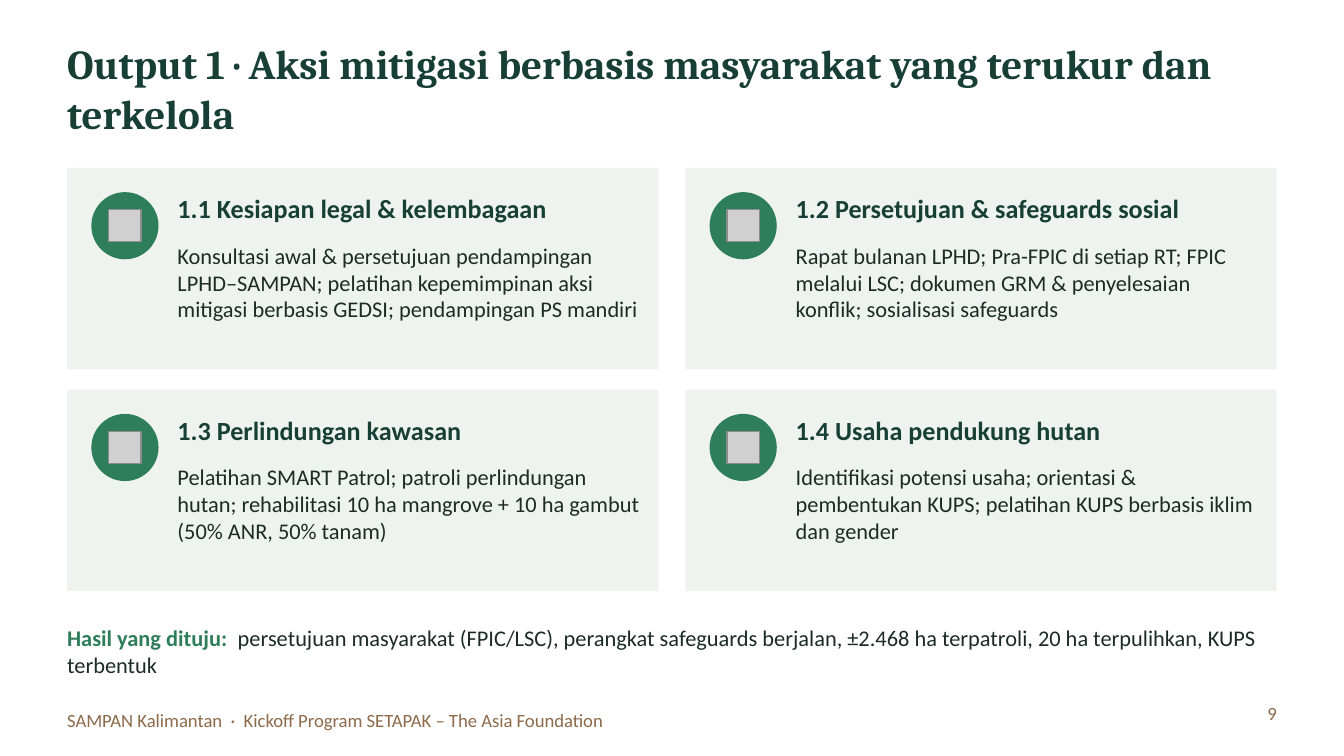
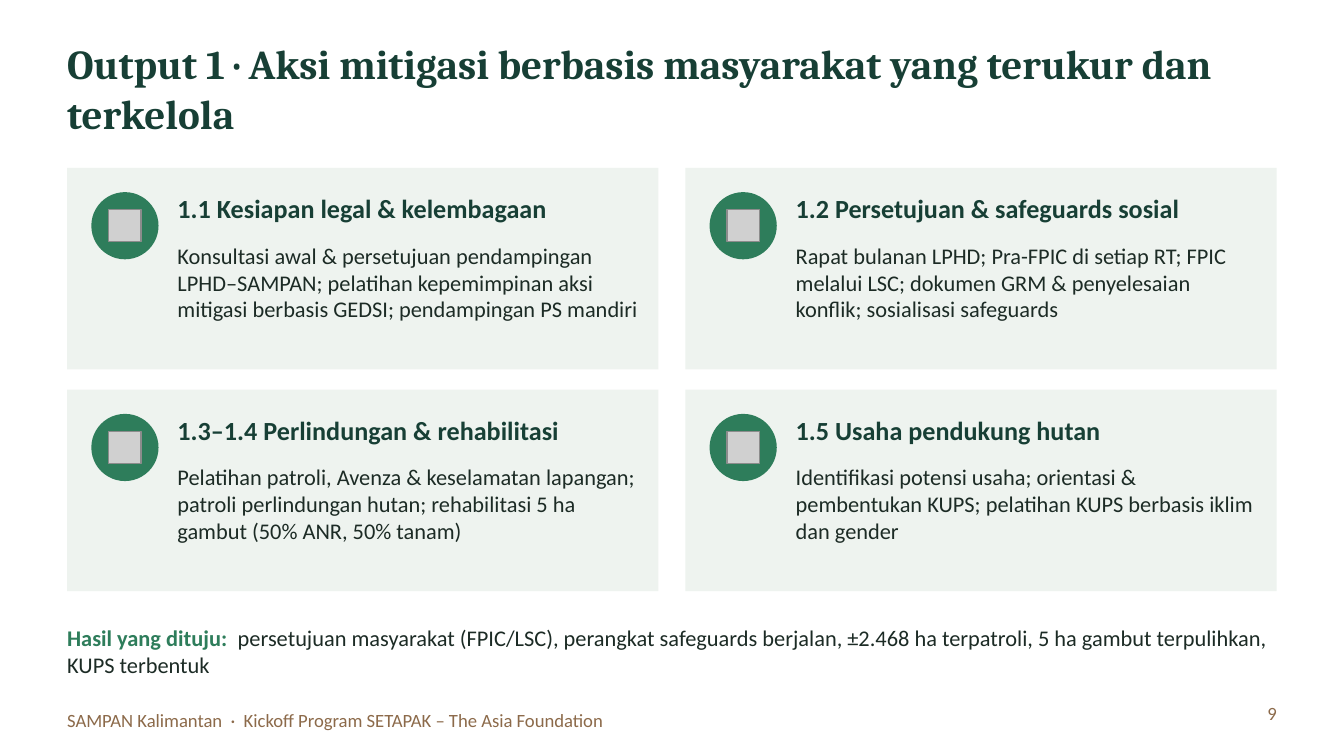
Before and after one commit to revoliaaa/revi, a slide deck: slide 9 of Kickoff_SETAPAK_SAMPAN_Kalimantan.pptx. Drawn at 1344x756 pixels with LibreOffice and Linux fonts; fonts in the diff are those of the drawing; grey boxes stand for pictures. Boxes give left, top, right and bottom in pixels: in the first picture for what was removed or moved away, otherwise in the second. Text is boxed around its words. In the diff, an @@ line names an element or a change of style, - is before the commit and + after.

```diff
--- a/Kickoff_SETAPAK_SAMPAN_Kalimantan.pptx
+++ b/Kickoff_SETAPAK_SAMPAN_Kalimantan.pptx
@@ text at (177,421,559,445): text changed @@
-1.3 Perlindungan kawasan
+1.3–1.4 Perlindungan & rehabilitasi
@@ text at (796,421,1100,445): text changed @@
-1.4 Usaha pendukung hutan
+1.5 Usaha pendukung hutan
@@ text at (177,469,635,543): text changed @@
-Pelatihan SMART Patrol; patroli perlindungan hutan; rehabilitasi 10 ha mangrove + 10 ha gambut (50% ANR, 50% tanam)
+Pelatihan patroli, Avenza & keselamatan lapangan; patroli perlindungan hutan; rehabilitasi 5 ha gambut (50% ANR, 50% tanam)
@@ text at (67,630,1266,673): text changed @@
-Hasil yang dituju: persetujuan masyarakat (FPIC/LSC), perangkat safeguards berjalan, ±2.468 ha terpatroli, 20 ha terpulihkan, KUPS terbentuk
+Hasil yang dituju: persetujuan masyarakat (FPIC/LSC), perangkat safeguards berjalan, ±2.468 ha terpatroli, 5 ha gambut terpulihkan, KUPS terbentuk
```
Also in this commit, not shown: 5 other slides changed, 2 slides added, 1 slide removed.
